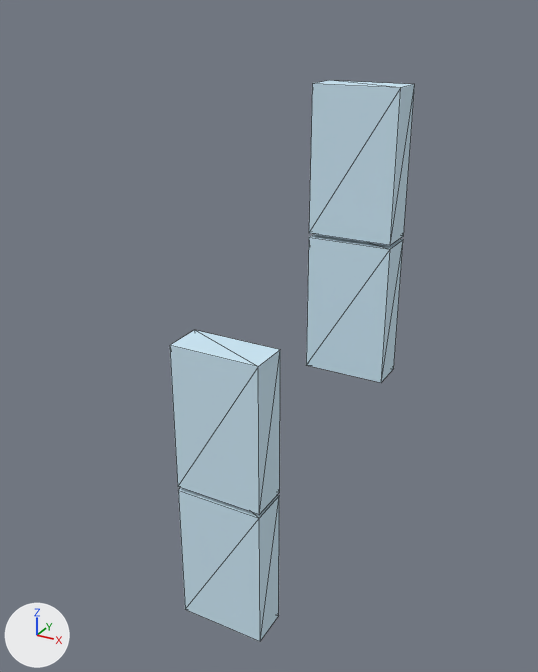
The glTF model sauvegarde/modeles/boiboites.gltf, before and after one commit.
One viewpoint serves both versions: a camera (50 mm lens) standing at (0.158, -0.405, 0.285) and looking at (-0.12, 0.102, 0.032). Arrows for +X, +Y and +Z are at lower left; the lights stay in place. The older version comes first. Mesh edges are drawn as thin lines.

Script lines for the objects in view, before the commit:
```python
me_mesh0_mesh = bpy.data.meshes.new('mesh0_mesh')
me_mesh0_mesh.from_pydata(...)  # a box spanning x -0.0355..0.0349, y -0.0306..0.0, z -0.0583..0.0586
me_mesh0_mesh.materials.append(mat_0_615686_0_811765_0_929412_0_000000_0_000000)  # blue #cee9f7
ob_occurrence_of_part_1 = bpy.data.objects.new('occurrence of Part 1', None)
ob_occurrence_of_part_1.parent = ob_assembly_1
ob_occurrence_of_part_1.location = (-0.0925, 0.00391, -0.106)
ob_occurrence_of_part_1_001 = bpy.data.objects.new('occurrence of Part 1.001', None)
ob_occurrence_of_part_1_001.parent = ob_assembly_1
ob_occurrence_of_part_1_001.location = (-0.0931, 0.00391, 0.0142)
ob_occurrence_of_part_1_001.rotation_euler = (0.0, -3.142, 0.0)  # degrees (0, -180, 0)
ob_occurrence_of_part_1_002 = bpy.data.objects.new('occurrence of Part 1.002', None)
ob_occurrence_of_part_1_002.parent = ob_assembly_1
ob_occurrence_of_part_1_002.location = (-0.064, 0.162, 0.0547)
ob_occurrence_of_part_1_003 = bpy.data.objects.new('occurrence of Part 1.003', None)
ob_occurrence_of_part_1_003.parent = ob_assembly_1
ob_occurrence_of_part_1_003.location = (-0.0646, 0.162, 0.175)
ob_occurrence_of_part_1_003.rotation_euler = (0.0, -3.142, 0.0)  # degrees (0, -180, 0)
ob_part_1_002 = bpy.data.objects.new('Part 1.002', me_mesh0_mesh)
ob_part_1_002.parent = ob_occurrence_of_part_1_002
ob_part_1_002.location = (0.0, 0.0, 0.0)
# also in view: 'Part 1.001' at (-0.093, -0.011, 0.014); 'Part 1' at (-0.093, -0.011, -0.106); 'Part 1.003' at (-0.064, 0.147, 0.175)
```
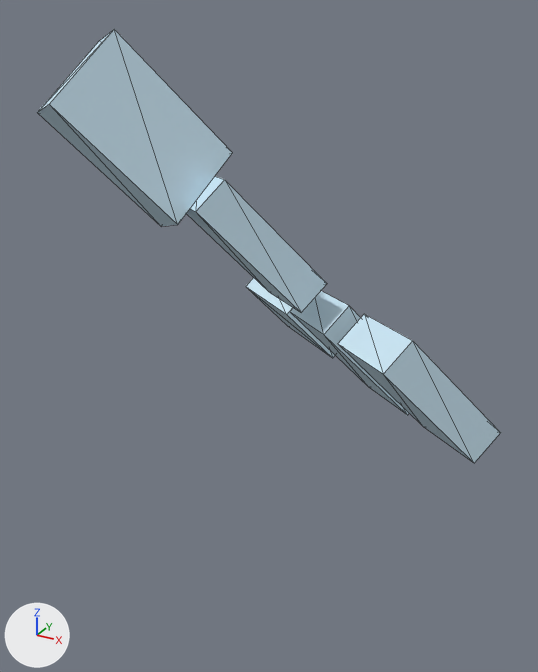
ob_occurrence_of_part_1 is not drawn itself; it is the parent of ob_part_1.
ob_occurrence_of_part_1_001 is not drawn itself; it is the parent of ob_part_1_001.
ob_occurrence_of_part_1_002 is not drawn itself; it is the parent of ob_part_1_002.
ob_occurrence_of_part_1_003 is not drawn itself; it is the parent of ob_part_1_003.

Location of each change, (x1, y1, x2, y2) in pixels of the pictures (538 x 672 px):
'Part 1.002', moved, turned
    before: (306, 234, 403, 383)
    after: (37, 29, 232, 226)
'Part 1.003', moved, turned
    before: (309, 80, 415, 245)
    after: (186, 176, 327, 313)
'Part 1.001', moved, turned
    before: (170, 330, 280, 514)
    after: (290, 291, 409, 415)
'Part 1', moved, turned
    before: (178, 488, 279, 641)
    after: (246, 278, 335, 358)
'Part 1.004', added (blue)
    after: (338, 314, 501, 463)

The edits, one by one:
Object 'occurrence of Part 1' (ob_occurrence_of_part_1) moves from (-0.0925, 0.00391, -0.106) to (-0.158, 0.251, 0.00879).
Object 'occurrence of Part 1' (ob_occurrence_of_part_1) turns from (0, 0, 0) to (82, 47, 44) degrees about x, y and z.
Object 'occurrence of Part 1.001' (ob_occurrence_of_part_1_001) moves from (-0.0931, 0.00391, 0.0142) to (-0.0518, 0.162, 0.0223).
Object 'occurrence of Part 1.001' (ob_occurrence_of_part_1_001) turns from (0, -180, 0) to (-43, 175, -40) degrees about x, y and z.
Object 'occurrence of Part 1.002' (ob_occurrence_of_part_1_002) moves from (-0.064, 0.162, 0.0547) to (-0.198, 0.0357, 0.2).
Object 'occurrence of Part 1.002' (ob_occurrence_of_part_1_002) turns from (0, 0, 0) to (-20, -39, 74) degrees about x, y and z.
Object 'occurrence of Part 1.003' (ob_occurrence_of_part_1_003) moves from (-0.0646, 0.162, 0.175) to (-0.135, 0.0744, 0.108).
Object 'occurrence of Part 1.003' (ob_occurrence_of_part_1_003) turns from (0, -180, 0) to (-137, -5.4, -40) degrees about x, y and z.
Object 'Part 1.004' (ob_part_1_004) is new; it shows me_mesh0_mesh.
Its parent is ob_occurrence_of_part_1_004.
Its location is (0.0, 0.0, 0.0).
Object 'occurrence of Part 1.004' (ob_occurrence_of_part_1_004) is new.
Its parent is ob_assembly_1.
Its location is (0.0218, 0.101, 0.0311).
Its rotation in degrees is (43, -5.4, -40).
